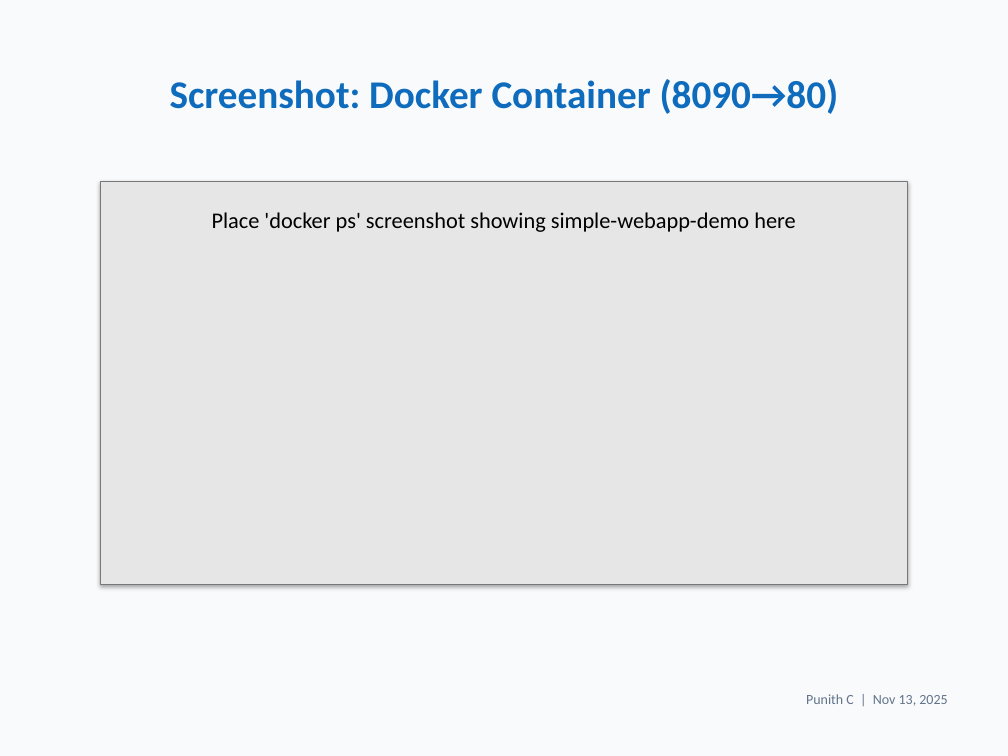
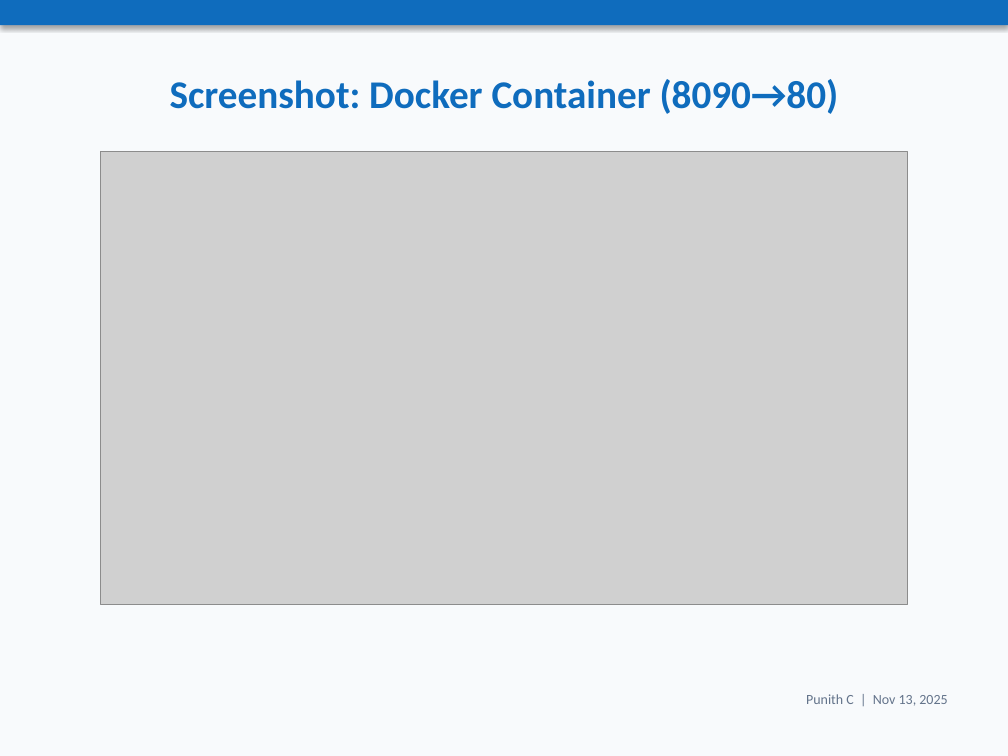
Before and after one commit to Punith968/simple-webapp-jenkins-ci-cd, a slide deck: slide 16 of simple-webapp-jenkins-ci-cd/project_presentation.pptx. Drawn at 1008x756 pixels with LibreOffice and Linux fonts; fonts in the diff are those of the drawing; grey boxes stand for pictures. Boxes give left, top, right and bottom in pixels: in the first picture for what was removed or moved away, otherwise in the second. Text is boxed around its words. In the diff, an @@ line names an element or a change of style, - is before the commit and + after.

Commit message:
Add short deck, placeholder screenshots, theme improvements, and PDF exports

```diff
--- a/simple-webapp-jenkins-ci-cd/project_presentation.pptx
+++ b/simple-webapp-jenkins-ci-cd/project_presentation.pptx
@@ rectangle: place and size @@
-rectangle at box(101, 181, 907, 585)
+rectangle at box(0, 0, 1008, 25)
@@ rectangle at box(0, 0, 1008, 25): fill #E6E6E6 to #0F6CBD; outline #787878 0.75 pt to none @@
@@ picture added at box(101, 151, 907, 605) @@
@@ text removed at box(212, 212, 795, 232) @@
-Place 'docker ps' screenshot showing simple-webapp-demo here
```
Also in this commit, not shown: 17 other slides changed, 10 other files.
